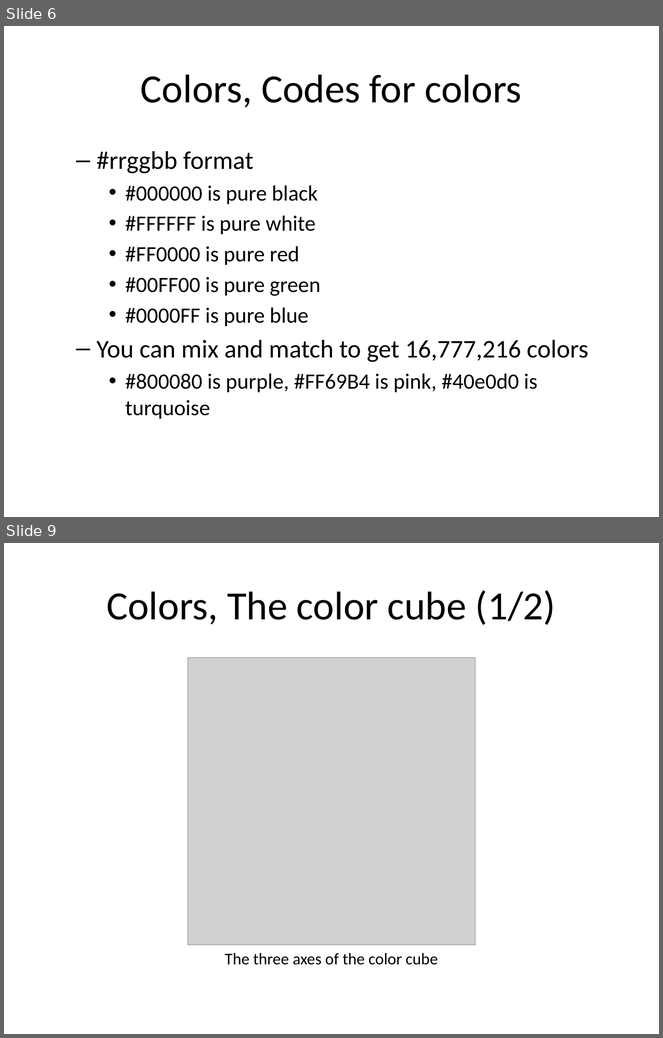
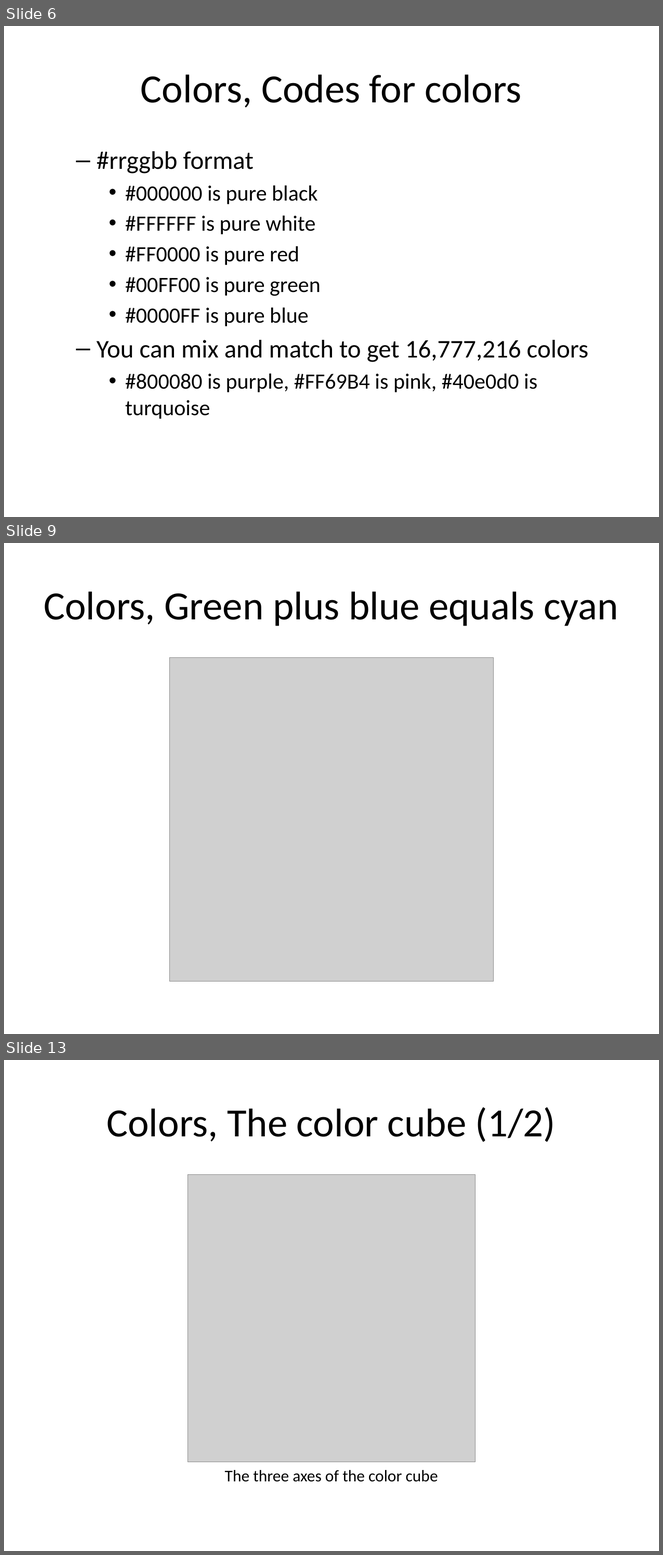
Before and after one commit to pmean/data-visualization, a slide deck: data-viz-02/component/tutorial-colors.pptx. Shown one above the other, each under a label of ours: slides 6 and 9 before the commit, slides 6, 9 and 13 after it; the slides between them are not shown. The pictures are 663x1038 and 663x1555 pixels, drawn with LibreOffice and Linux fonts; fonts in the diff are those of the drawing; grey boxes stand for pictures. Boxes give left, top, right and bottom in pixels: in the first picture for what was removed or moved away, otherwise in the second. Text is boxed around its words. In the diff, an @@ line names an element or a change of style, - is before the commit and + after.

```diff
--- a/data-viz-02/component/tutorial-colors.pptx
+++ b/data-viz-02/component/tutorial-colors.pptx
@@ slide 9 added at box(4, 543, 659, 1034), background #FFFFFF @@
@@ title added at box(44, 591, 619, 626), 44 pt, text #000000 @@
+Colors, Green plus blue equals cyan
@@ picture added at box(170, 657, 493, 981) @@
@@ what was slide 9 is now slide 13 @@
```
Also in this commit, not shown: 2 slides changed, 3 other slides added, 15 other files.
